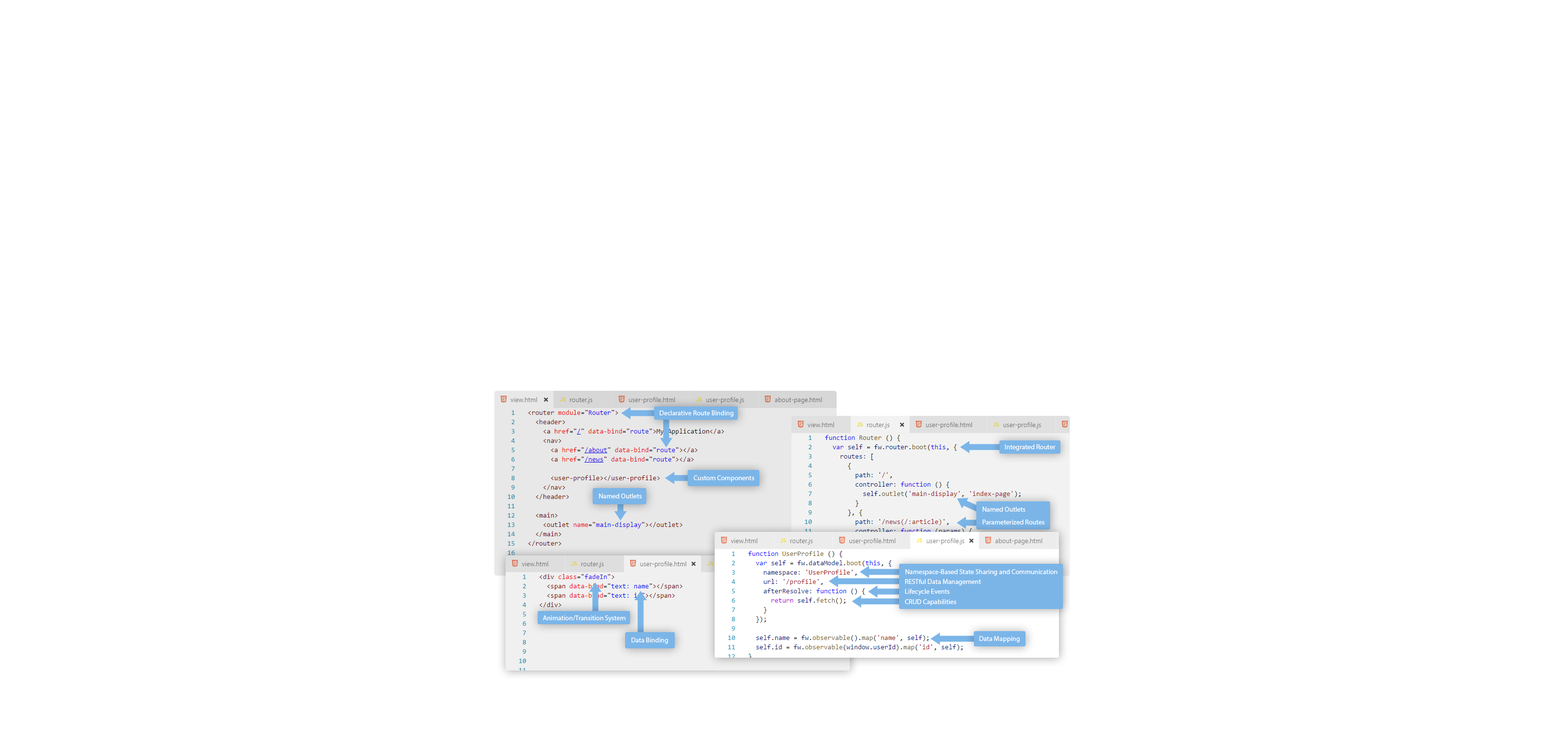
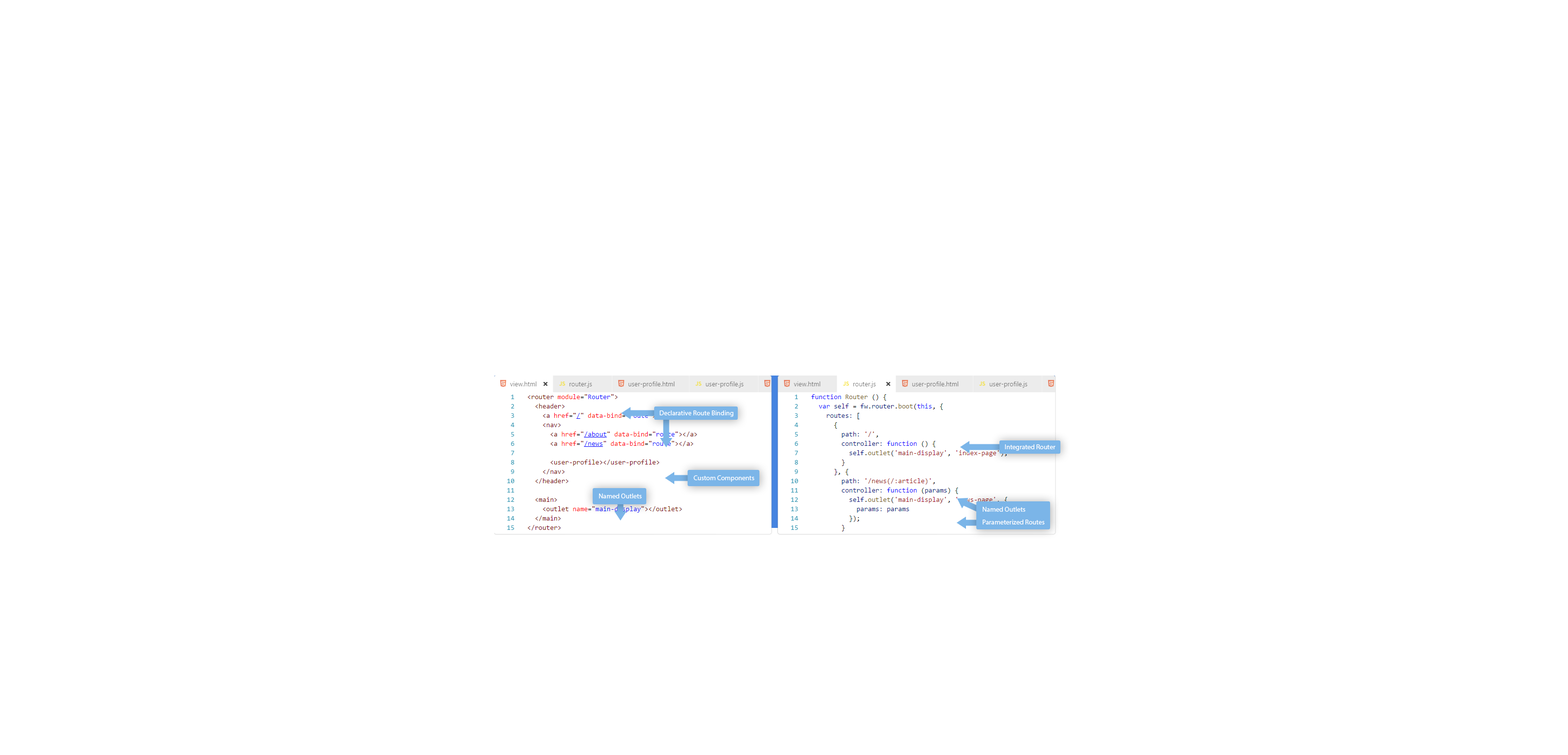
Layers edited between the first and the second 1568 x 755 image:
renamed "dialog" to "user-profile.js", hid the group it (14 layers) over [714, 532, 1063, 659]
renamed "user-profile html dialog" to "user-profile.html", hid the group it (7 layers), moved it above "router.js" over [505, 555, 850, 671]
painted on "router.js" (2nd of 2, in "Artboard 1" › "footwork example" › "router.js") over [494, 375, 1070, 680]
painted on "view.html" (2nd of 2, in "Artboard 1" › "footwork example" › "view.html") over [494, 375, 1070, 680]
added layer "Layer 1" in group "view.html" over [494, 375, 1056, 529]
